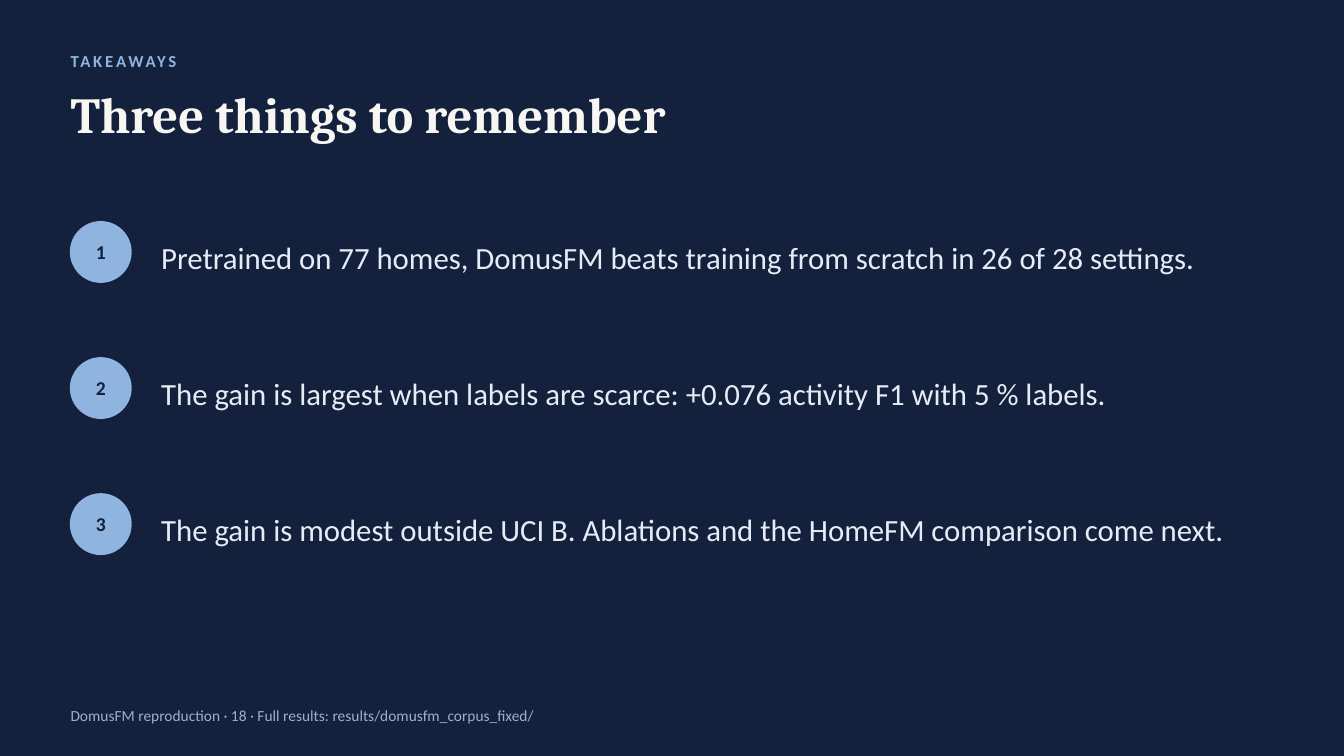
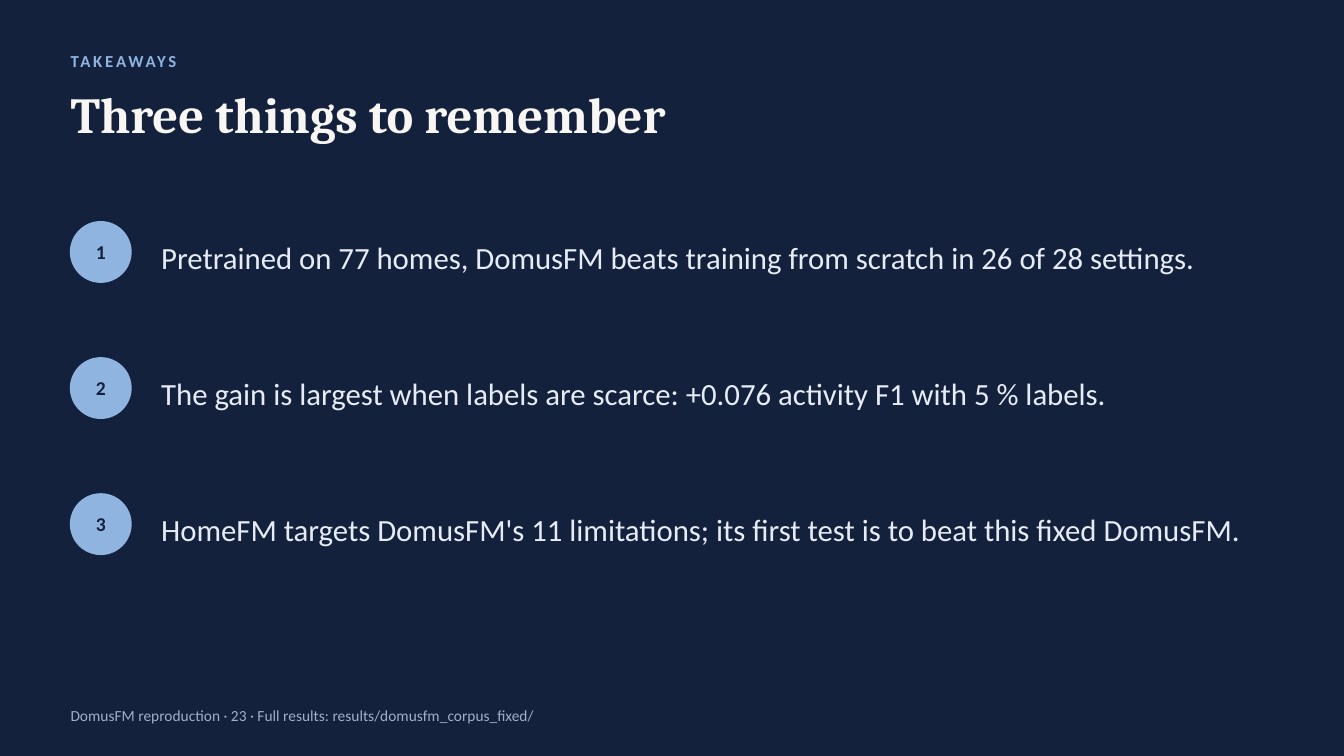
Before and after one commit to vishal6042/Foundation-Model, a slide deck: slide 23 of results/domusfm_corpus_fixed/slides/DomusFM_results.pptx (slide 18 before the commit). Drawn at 1344x756 pixels with LibreOffice and Linux fonts; fonts in the diff are those of the drawing. Boxes give left, top, right and bottom in pixels: in the first picture for what was removed or moved away, otherwise in the second. Text is boxed around its words. In the diff, an @@ line names an element or a change of style, - is before the commit and + after.

```diff
--- a/results/domusfm_corpus_fixed/slides/DomusFM_results.pptx
+++ b/results/domusfm_corpus_fixed/slides/DomusFM_results.pptx
@@ text at (161, 519, 1240, 547): text changed @@
-The gain is modest outside UCI B. Ablations and the HomeFM comparison come next.
+HomeFM targets DomusFM's 11 limitations; its first test is to beat this fixed DomusFM.
@@ text at (71, 710, 534, 724): text changed @@
-DomusFM reproduction · 18 · Full results: results/domusfm_corpus_fixed/
+DomusFM reproduction · 23 · Full results: results/domusfm_corpus_fixed/
```
Also in this commit, not shown: 2 other slides changed, 5 slides added, 11 other files.
